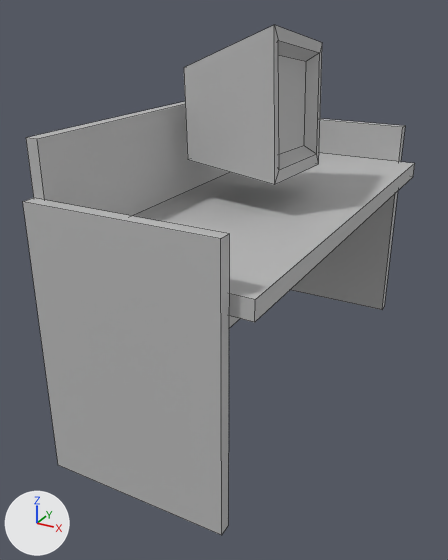
The FBX model Assets/Art/Models/table1.fbx, before and after one commit.
Before and after are seen from a camera (50 mm lens) standing at (0.378, -0.825, 0.566) and looking at (-0.038, -0.068, 0.188). Lighting does not change. The marker at lower left points along +X, +Y and +Z. Mesh edges are drawn as thin lines. Where no turn or scale is listed for an object, it has been applied to the vertices. Vertices at the same position are counted once.

The first picture shows 'table1'.
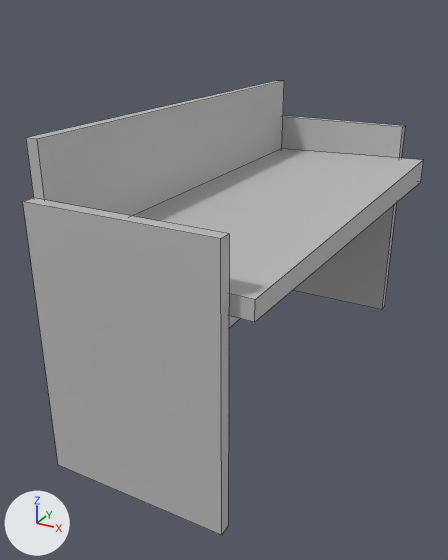
The newer file is also turned or shifted as a whole; pictures and numbers use the older file's frame.

What differs and where, as boxes [x1, y1, x2, y2] in the pictures (448 x 560 px; the box of a moved part takes in the faces that stretch with it):
'table1', reshaped (11% shorter)
    before: [23, 25, 415, 535]
    after: [23, 81, 424, 535]
part 1 of me_mesh, deleted
    before: [184, 25, 322, 185]
part 2 of me_mesh, moved or reshaped
    before: [133, 153, 415, 321]
    after: [133, 149, 424, 322]

What changed in the scene script:
```text
Change me_mesh:
    where me_mesh.from_pydata(...)  # 46 vertices, 38 faces; spans x -0.141..0.141, y -0.347..0.347, z 0.0..0.547
    used by ob_table1; location = (0.0, 0.0, 0.0)
    verts and faces of me_mesh; kept vertices keep their numbers, new ones are numbered from 46
    before: 8 (0.141, 0.33, 0.28) at pixel (413, 176), 10 (0.141, 0.33, 0.305) at pixel (414, 163)
    me_mesh part 1: the loose piece of 16 vertices spanning x -0.103..0.05, y -0.097..0.107, z 0.344..0.547 is deleted
    me_mesh part 2
    add verts[8] = (0.156, 0.33, 0.272)  # moved, pixel (420, 182)
    add verts[10] = (0.156, 0.33, 0.313)  # moved, pixel (423, 159)
```
